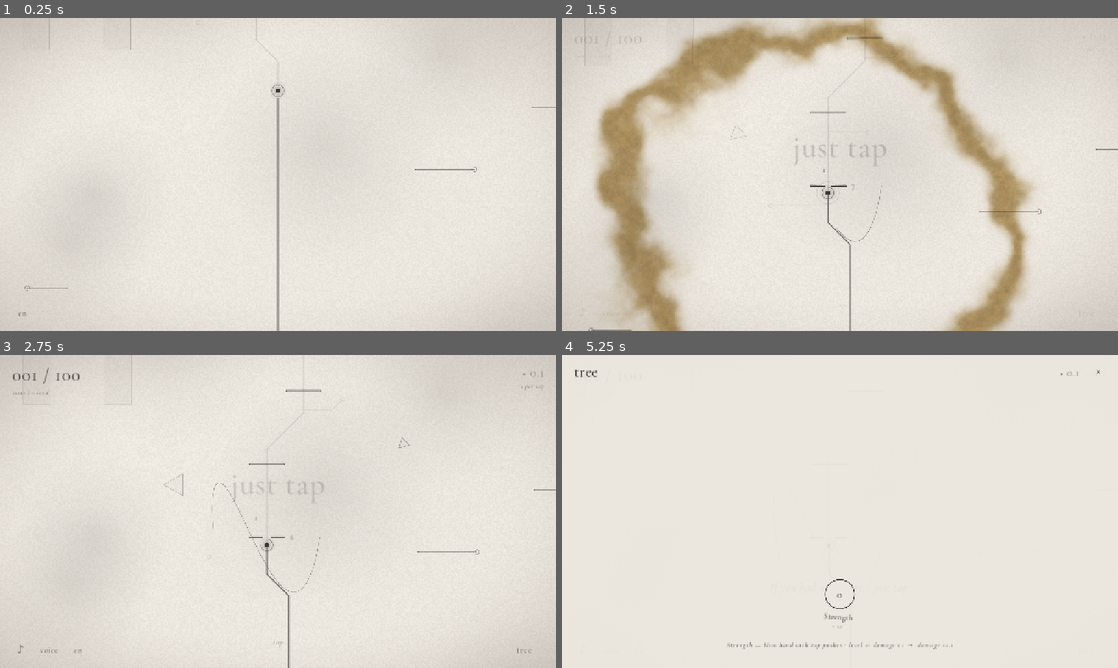
Above: before the commit, frames 1-4 (two rows, left to right).
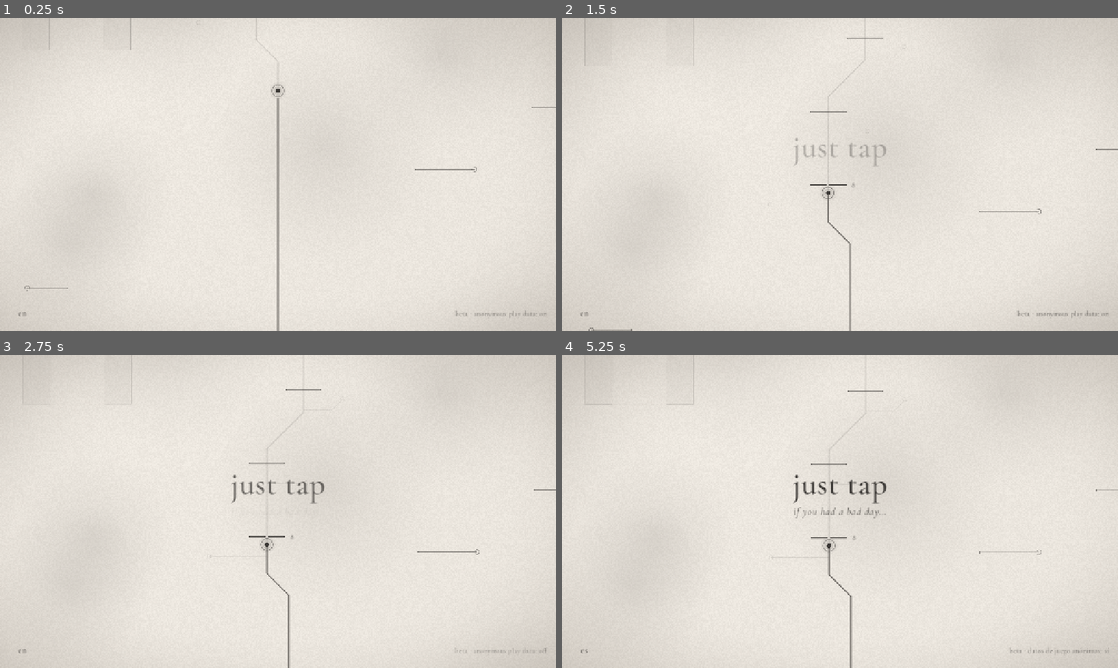
Above: after the commit, the same moments.

Repository: pablopalma/just-tap-repository
Game: Godot game, scene res://scenes/main.tscn
Two runs of this game, one before a commit and one after it. Both use one fixed random seed, a clock stepped at 60 frames per second and the inputs below.
Inputs (mouse positions are in pixels of both pictures, inside the frame that each line leads up to):
- Up to frame 1 (0.25 s): no input
- Up to frame 2 (1.5 s): click (1062, 315) at 0.5 s, where only the run after the commit has a clickable "beta · anonymous play data: on"; click (1062, 315) at 1.25 s, where only the run after the commit has a clickable "beta · anonymous play data: o…"
- Up to frame 3 (2.75 s): click (500, 652) at 2 s, where only the run after the commit has a clickable "beta · anonymous play data: on"
- Up to frame 4 (5.25 s): click (1062, 652) at 2.75 s, where only the run after the commit has a clickable "beta · anonymous play data: o…"; click (584, 649) at 3.5 s, where only the run before the commit has a clickable "♪"; click "tree" (after the commit: "es") at 4.25 s; click "en" at 5 s

The runs differ from the first frame. In frame 1, less than 0.1% of the frame differs, in the area x 82-99%, y 93-96%; in frame 2, 20%, in the area x 2-99%, y 0-100%; in frame 3, 0.9%; in frame 4, 3.6%.

Commit message:
Beta conectada a la hoja de Google
URL del Apps Script en TELEMETRY_URL. El envío de escritorio ya no sigue
la redirección de Google (reenviaba el POST y duplicaba filas). Las pruebas
marcan sus filas con la versión -test.

Co-Authored-By: Claude Opus 5.5 <noreply@anthropic.com>

Diff:
--- a/autoload/telemetry.gd
+++ b/autoload/telemetry.gd
@@ -40,6 +40,8 @@
 	_sid = _rand_id(8)
 	_http = HTTPRequest.new()
 	_http.timeout = 20.0
+	# Apps Script writes the row, then redirects to its answer; following it would re-POST and fail.
+	_http.max_redirects = 0
 	add_child(_http)
 	_http.request_completed.connect(_on_sent)
 	GameState.gate_broken.connect(_on_gate)
@@ -135,8 +137,9 @@
 
 
 func _on_sent(result: int, code: int, _headers: PackedStringArray, _body_bytes: PackedByteArray) -> void:
-	# Apps Script answers a POST with a redirect to the result; either means it was written.
-	if result != HTTPRequest.RESULT_SUCCESS or code >= 400:
+	# Apps Script answers a POST with a 302 to the result: the row is already written.
+	var ok := result in [HTTPRequest.RESULT_SUCCESS, HTTPRequest.RESULT_REDIRECT_LIMIT_REACHED] and code < 400
+	if not ok:
 		_requeue()
 	_inflight.clear()
 
@@ -158,7 +161,8 @@
 
 
 func _meta_dict() -> Dictionary:
-	return {"uid": uid, "sid": _sid, "v": BuildFlags.VERSION, "plat": _platform(), "lang": SaveSystem.lang}
+	var v := BuildFlags.VERSION + ("-test" if testing else "")
+	return {"uid": uid, "sid": _sid, "v": v, "plat": _platform(), "lang": SaveSystem.lang}
 
 
 func _meta() -> String:
--- a/scripts/build_flags.gd
+++ b/scripts/build_flags.gd
@@ -11,7 +11,7 @@
 
 ## Google Apps Script web app that receives the beta play data (docs/beta-datos.md). Empty: nothing
 ## is recorded and the title screen does not offer the switch.
-const TELEMETRY_URL := ""
+const TELEMETRY_URL := "https://script.google.com/macros/s/AKfycbymBcAgdGNKFZroeHRA1b4oxmpAjul-0zDKcY0jI_1buBkDJThyapyx0orRLs3kvG9W/exec"
 
 ## Store page for the wishlist button. Empty hides the button until the page exists.
 const STEAM_URL := ""
--- a/tools/telemetry_test.gd
+++ b/tools/telemetry_test.gd
@@ -34,6 +34,7 @@
 	if _t > 9.0 and not _done:
 		_done = true
 		Telemetry.event("leave", {"test": true})
-	if _t > 34.0:
+		Telemetry.flush()
+	if _t > 16.0:
 		print("TELEMETRY queue=%d inflight=%d stage=%d" % [Telemetry._queue.size(), Telemetry._inflight.size(), GameState.stage])
 		get_tree().quit()
